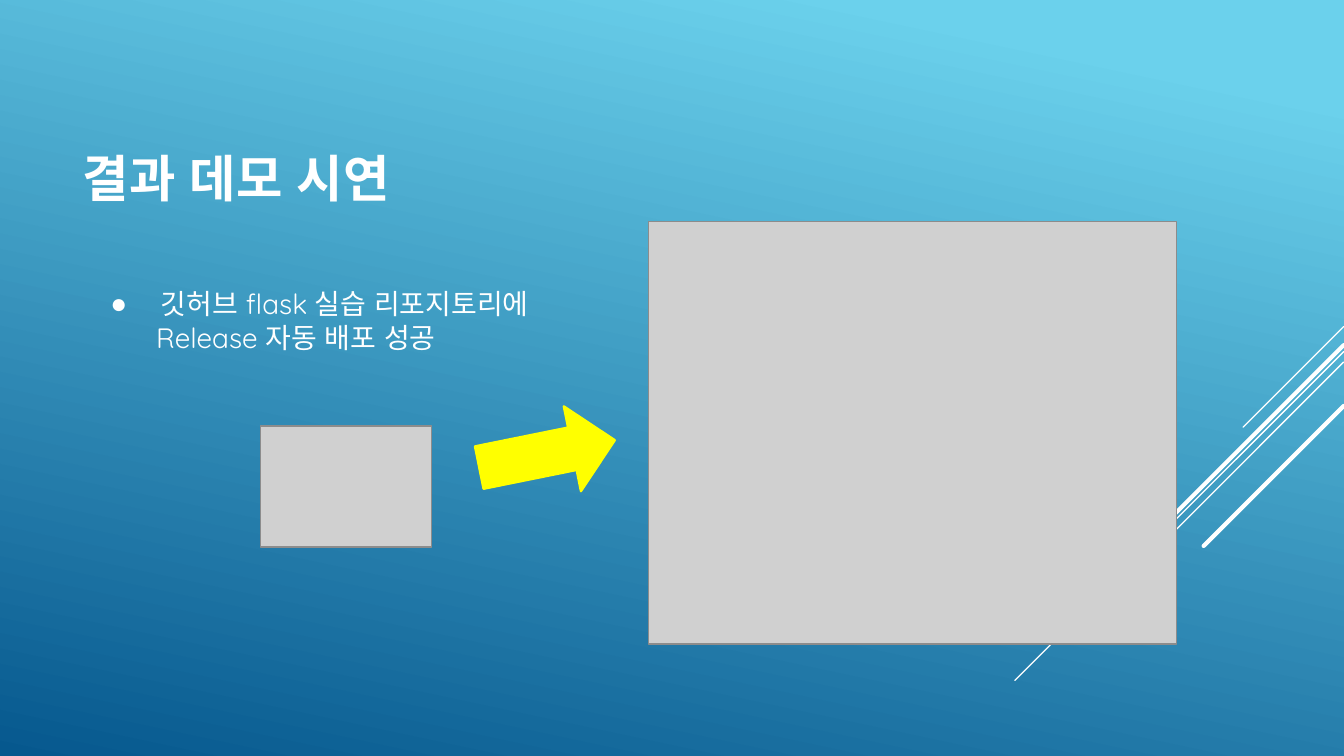
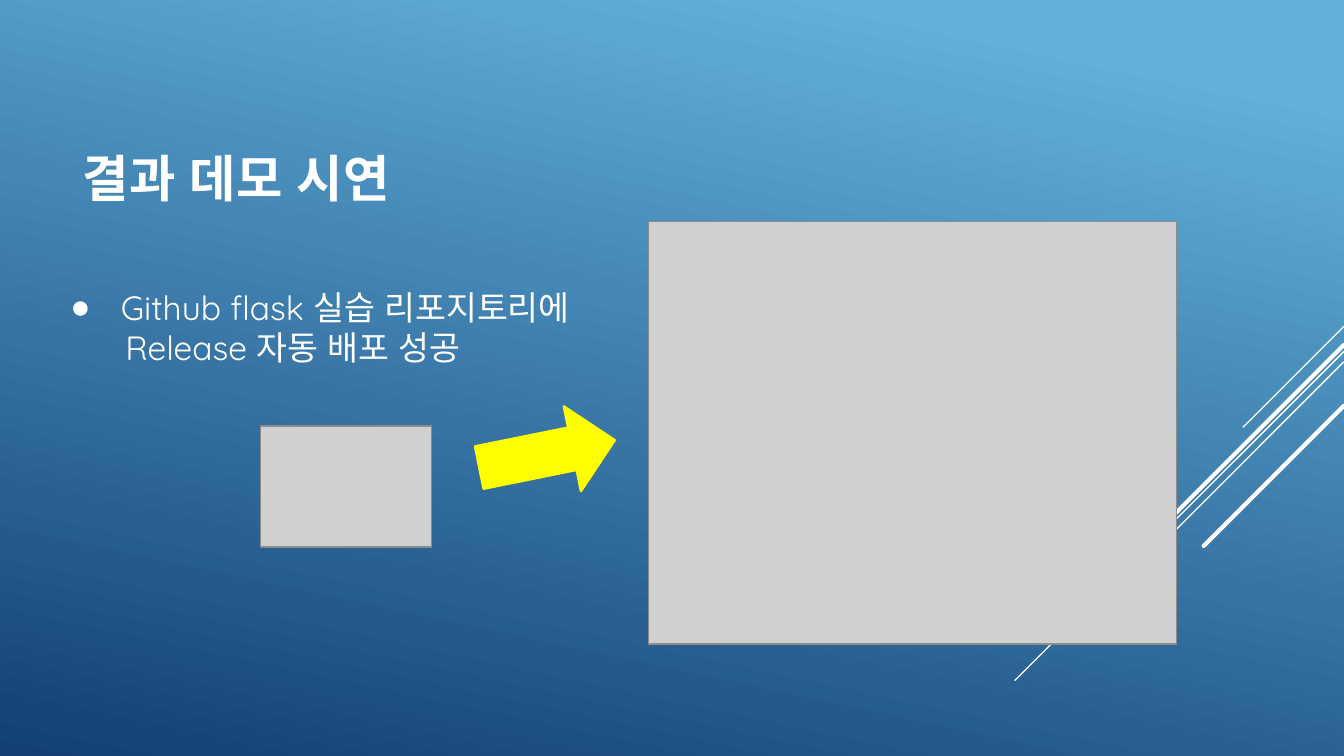
Before and after one commit to KimJeongHoon190/First_Project, a slide deck: slide 12 of 제출자료/최종 발표 프레젠테이션(김정훈).pptx. Drawn at 1344x756 pixels with LibreOffice and Linux fonts; fonts in the diff are those of the drawing; grey boxes stand for pictures. Boxes give left, top, right and bottom in pixels: in the first picture for what was removed or moved away, otherwise in the second. Text is boxed around its words. In the diff, an @@ line names an element or a change of style, - is before the commit and + after.

```diff
--- a/제출자료/최종 발표 프레젠테이션(김정훈).pptx
+++ b/제출자료/최종 발표 프레젠테이션(김정훈).pptx
@@ background gradient #6ED2EB to #06588E to gradient #62B1DA to #134077 @@
@@ text "Github flask 실습 리포지토리에": place and size @@
-text "Github flask 실습 리포지토리에" at [156, 291, 529, 350]
+text "Github flask 실습 리포지토리에" at [121, 292, 569, 363]
@@ text at [121, 292, 569, 323]: text changed; size 15 to 18 pt @@
-● 깃허브 flask 실습 리포지토리에
+● Github flask 실습 리포지토리에
@@ text at [125, 332, 461, 363]: size 15 to 18 pt in "Release 자동 배포 성공" @@
```
Also in this commit, not shown: 15 other slides changed.
